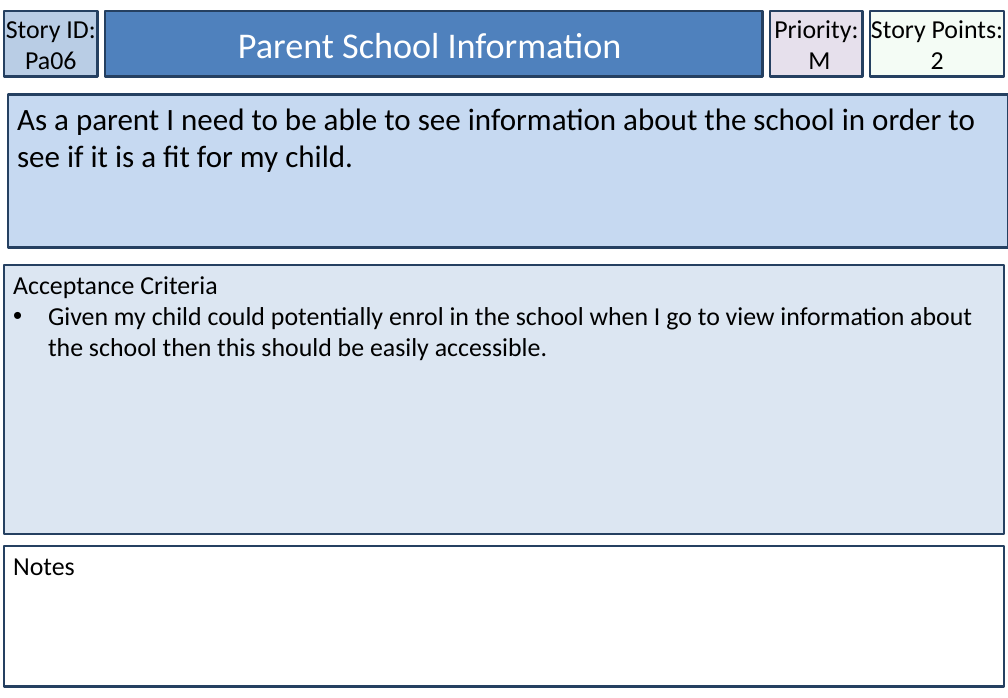
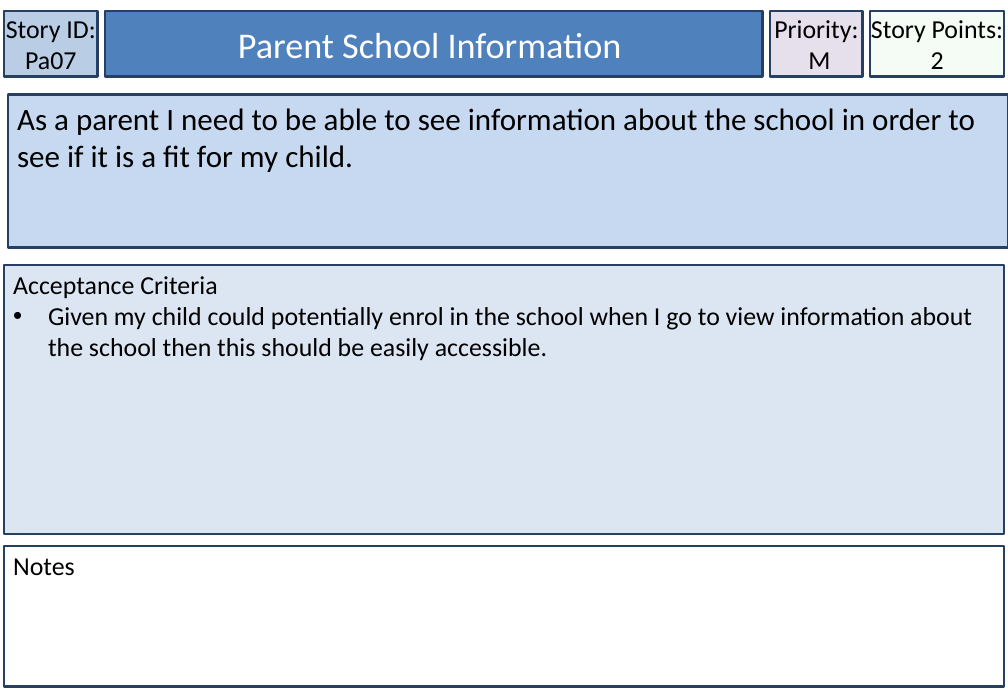
Before and after one commit to MichaelDevenish/IFB299MusicSchool, a slide deck: slide 38 of Documentation/Accpetance Criteria & User Stories/User Stories Final Format.pptx. Drawn at 1008x698 pixels with LibreOffice and Linux fonts; fonts in the diff are those of the drawing. Boxes give left, top, right and bottom in pixels: in the first picture for what was removed or moved away, otherwise in the second. Text is boxed around its words. In the diff, an @@ line names an element or a change of style, - is before the commit and + after.

Commit message:
finalised sprint plan

```diff
--- a/Documentation/Accpetance Criteria & User Stories/User Stories Final Format.pptx
+++ b/Documentation/Accpetance Criteria & User Stories/User Stories Final Format.pptx
@@ text in rectangle at [6,21,95,76]: text changed @@
-Story ID: Pa06
+Story ID: Pa07
```
